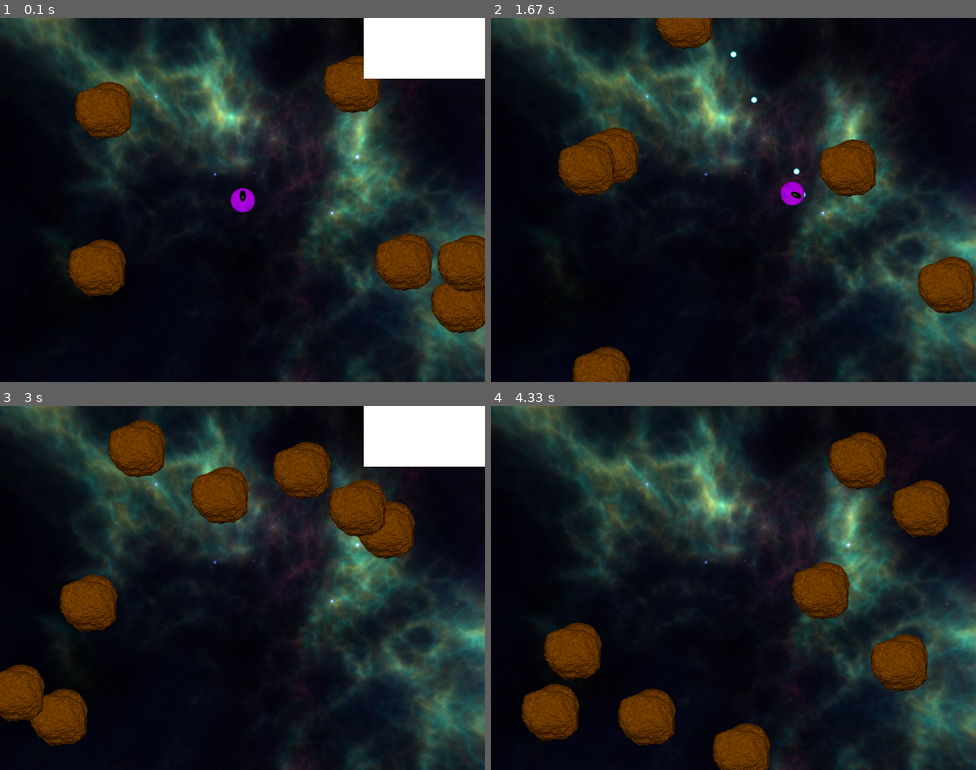
Above: before the commit, frames 1-4 (two rows, left to right).
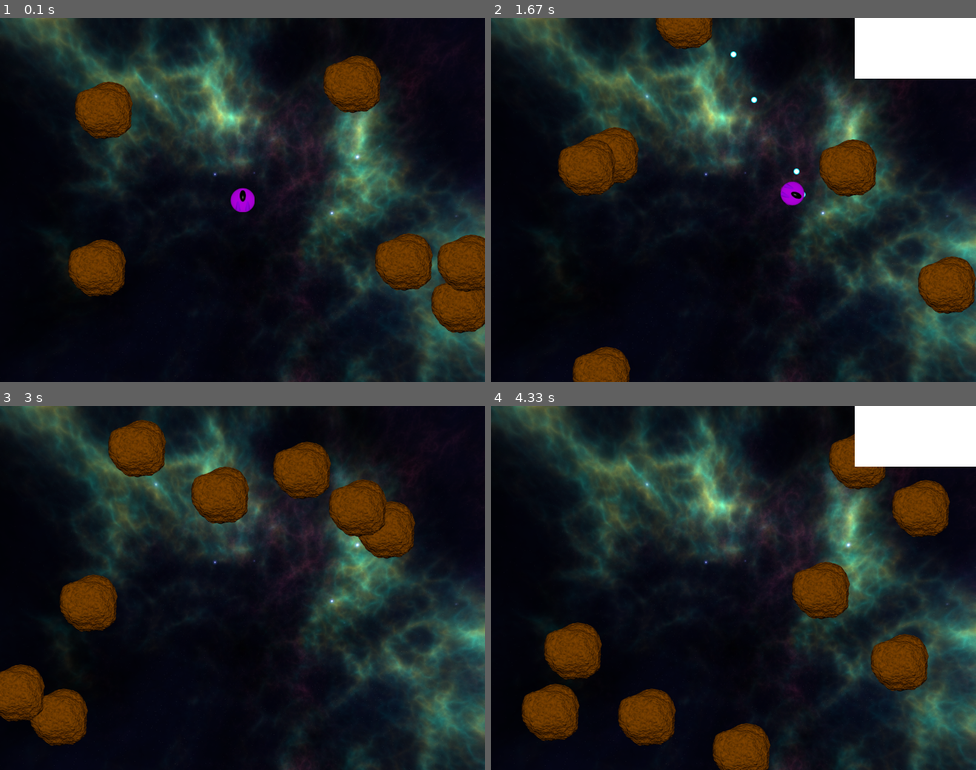
Above: after the commit, the same moments.

Repository: pallas0/pygame_asteroids
Game: pygame game, started from space_rocks/__main__.py
Same seed, same stepped clock (60 frames per second), same inputs: the game is played once before the commit and once after it.
Inputs:
- Up to frame 1 (0.1 s): no input
- Up to frame 2 (1.67 s): tap Space at 0.33, 0.73, 1.03, 1.23, 1.57 s; hold Right 0.67-1.13 s; tap D at 0.82 s; hold Up 1.17-1.47 s; hold Right from 1.5 s (still down)
- Up to frame 3 (3 s): tap Space at 1.87, 2.07 s; release Right at 1.97 s; hold Up 2-2.37 s; tap D at 2.15 s
- Up to frame 4 (4.33 s): tap Space at 3.53, 3.83, 4.03 s; tap D at 3.62 s

The runs differ from the first frame. In frame 1, 4.2% of the frame differs, in the area x 75-100%, y 0-17%; in frame 2, 4.2%; in frame 3, 4.2%; in frame 4, 4.2%.

Commit message:
juuust wanted to change default debug val to false

Diff:
--- a/space_rocks/game.py
+++ b/space_rocks/game.py
@@ -5,7 +5,7 @@
 
 class SpaceRocks:
     MIN_ASTEROID_DISTANCE = 250
-    show_debug = True
+    show_debug = False
     def __init__(self):
         self._init_pygame()
         self.screen = pygame.display.set_mode((800, 600))
